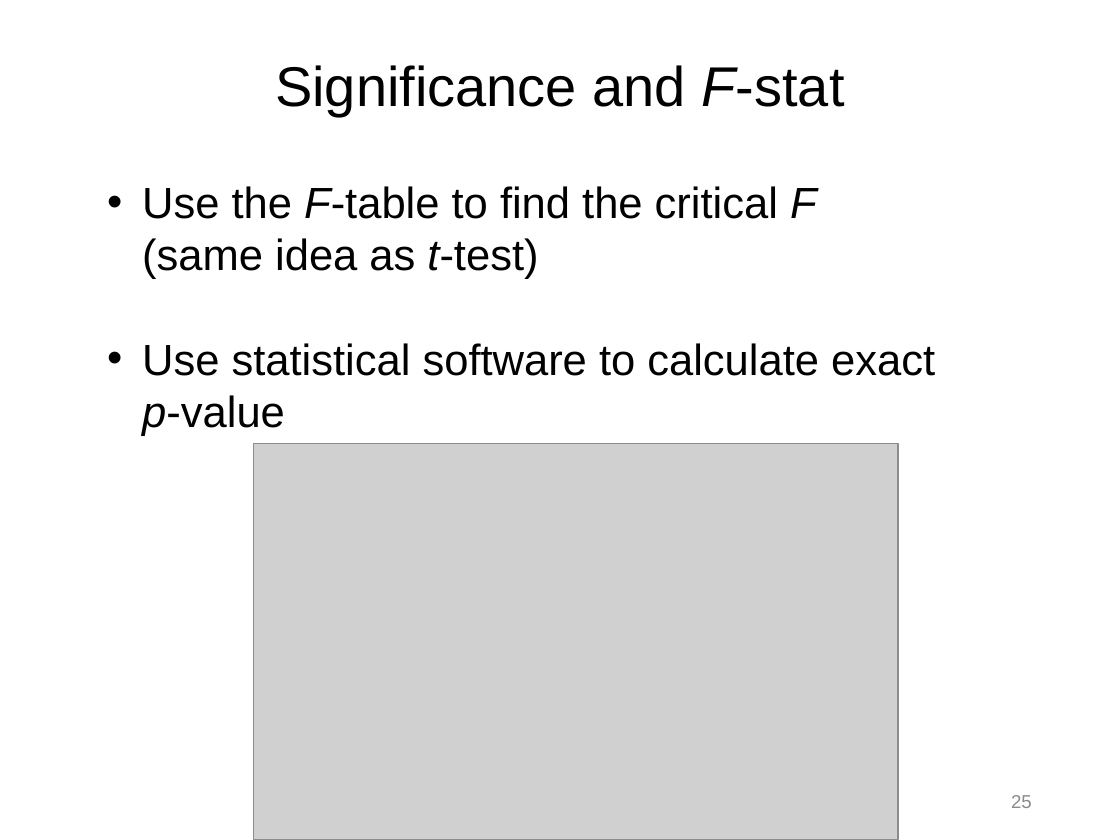
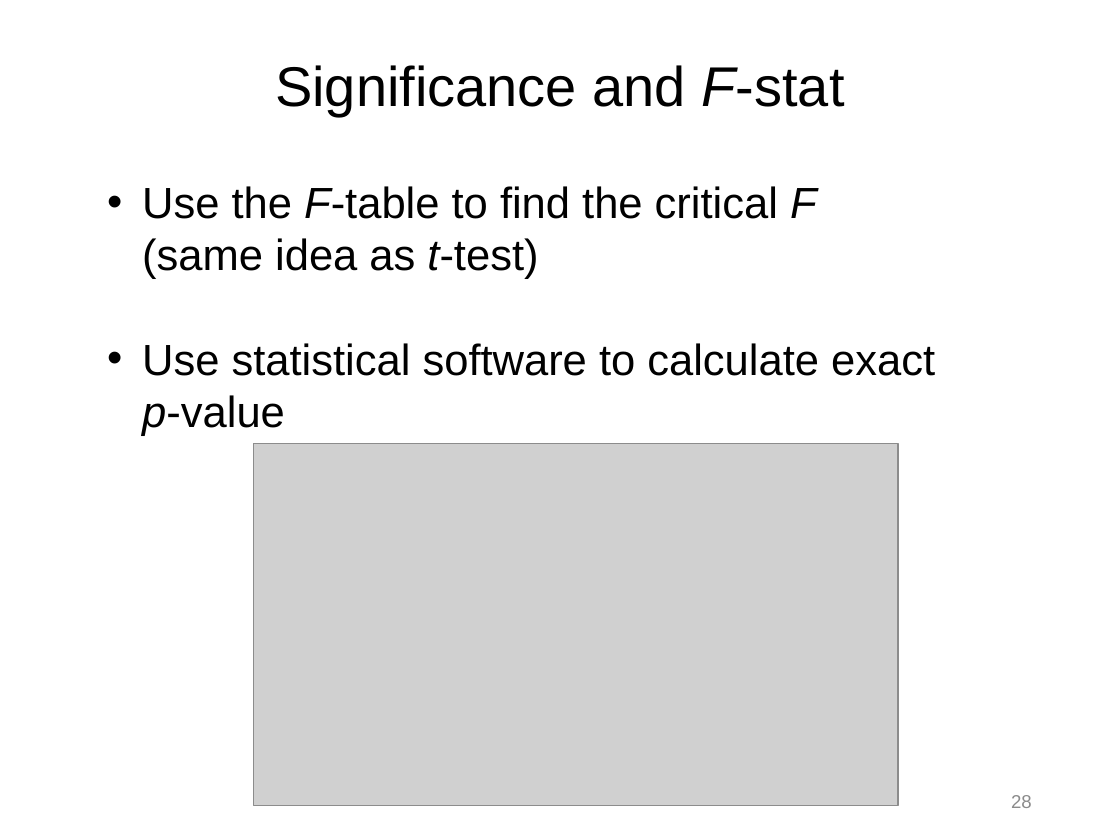
Before and after one commit to npm27/Teaching-Materials, a slide deck: slide 28 of Stats/Slides/5 Chapter 12 Slides.pptx (slide 25 before the commit). Drawn at 1120x840 pixels with LibreOffice and Linux fonts; fonts in the diff are those of the drawing; grey boxes stand for pictures. Boxes give left, top, right and bottom in pixels: in the first picture for what was removed or moved away, otherwise in the second. Text is boxed around its words. In the diff, an @@ line names an element or a change of style, - is before the commit and + after.

```diff
--- a/Stats/Slides/5 Chapter 12 Slides.pptx
+++ b/Stats/Slides/5 Chapter 12 Slides.pptx
@@ picture: place and size @@
-picture at bbox=[253, 444, 897, 840]
+picture at bbox=[253, 444, 897, 805]
@@ page number at bbox=[1011, 795, 1032, 808]: text changed @@
-25
+28
```
Also in this commit, not shown: 20 other slides changed, 3 slides added.
